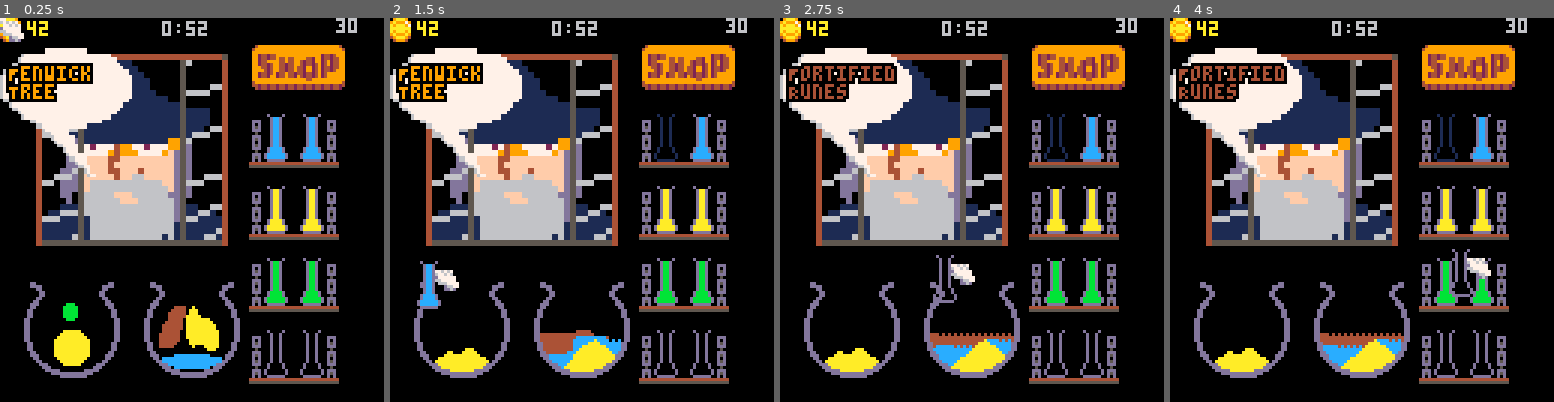
Above: before the commit, frames 1-4 (left to right).
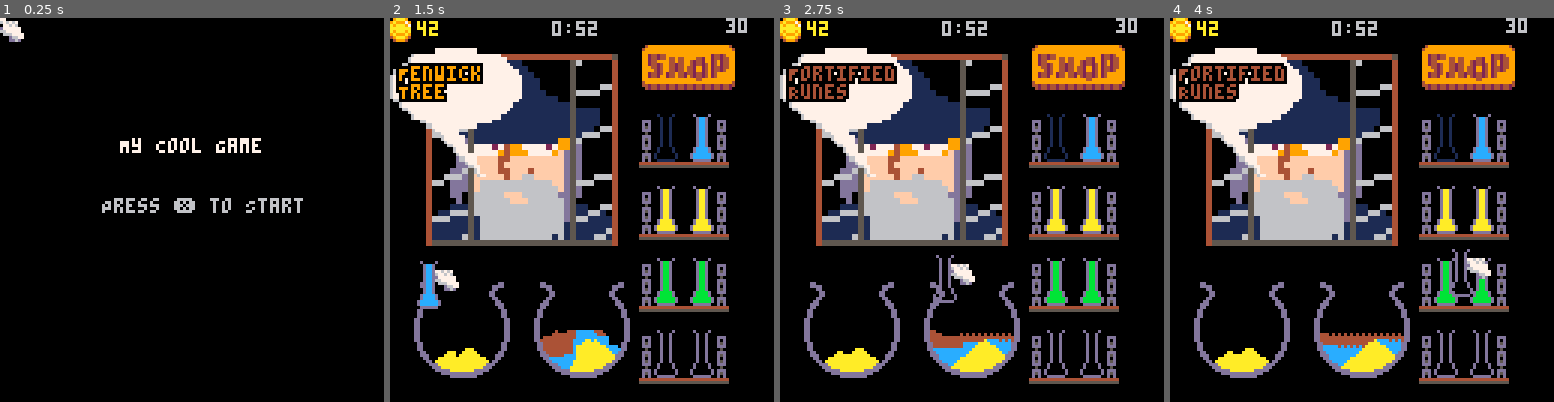
Above: after the commit, the same moments.

Repository: andbalch/cs4730_team_game
Game: PICO-8 cartridge potion.p8
Same seed, same stepped clock (60 frames per second), same inputs: the game is played once before the commit and once after it.
Inputs (mouse positions are in pixels of both pictures, inside the frame that each line leads up to):
- Up to frame 1 (0.25 s): no input
- Up to frame 2 (1.5 s): tap X (X key) at 0.33, 1.07 s; click (670, 121) at 0.67 s; click (436, 267) at 1.22 s
- Up to frame 3 (2.75 s): click (887, 114) at 1.77 s; tap X (X key) at 1.85 s; click (952, 259) at 2.32 s
- Up to frame 4 (4 s): click (1404, 106) at 2.87 s; tap X (X key) at 2.97 s; click (1465, 256) at 3.42 s; click (1231, 102) at 3.97 s

The runs differ from the first frame. In frame 1, 35% of the frame differs, in the area x 0-93%, y 0-96%; in frame 2, 0.4%; in frame 3, 0.2%; in frame 4, 0.1%.

Commit message:
Added temparory start menu

Diff:
--- a/game.lua
+++ b/game.lua
@@ -1,4 +1,4 @@
-mode="brew"
+mode="menu"
 
 -- Mouse variables.
 poke(0x5F2D, 1) -- Activate mouse.
@@ -72,8 +72,6 @@
 	order_i = new_order()
 end
 
-setup_game()
-
 function _update60()
     -- Get mouse input.
 	mx=stat(32)
@@ -81,15 +79,16 @@
 	md=stat(34)==1
 	mp=md and not mdp
 
-	-- Update simulations.
-    update_sim(caul1)
-	update_sim(caul2)
-	for i=0,7 do
-		update_sim(vials[i])
-	end
-
     -- Screen specific updates.
-    if mode=="brew" then
+	if mode=="menu" then
+		update_menu()
+    elseif mode=="brew" then
+		-- Update simulations.
+		update_sim(caul1)
+		update_sim(caul2)
+		for i=0,7 do
+			update_sim(vials[i])
+		end
         brew_update()
     elseif mode=="shop" then
         shop_update()
@@ -97,10 +96,12 @@
 end
 
 function _draw()
-    cls(0)
+    	cls(0)
 
     -- Screen specific draws.
-    if mode=="brew" then
+	if mode=="menu" then
+		menu_draw()
+    elseif mode=="brew" then
         brew_draw()
     elseif mode=="shop" then
         shop_draw()
--- a/potion.p8
+++ b/potion.p8
@@ -4,6 +4,7 @@
 #include simulation.lua
 #include brew.lua
 #include shop.lua
+#include start_menu.lua
 #include game.lua
 __gfx__
 0000000077000000000000000000000009aaa9000100001001000010000000000000011000000000000000000000000000000110000000000000000000000000
--- /dev/null
+++ b/start_menu.lua
@@ -0,0 +1,13 @@
+function menu_draw()
+    print("My Cool Game", 40, 40, 7)
+    print("Press ❎ to Start", 34, 60, 6)
+end
+
+function update_menu()
+    if btnp(5) then -- ❎ key
+        cls()
+        mode = "brew"
+        setup_game()
+        -- Initialize game state
+    end
+end
